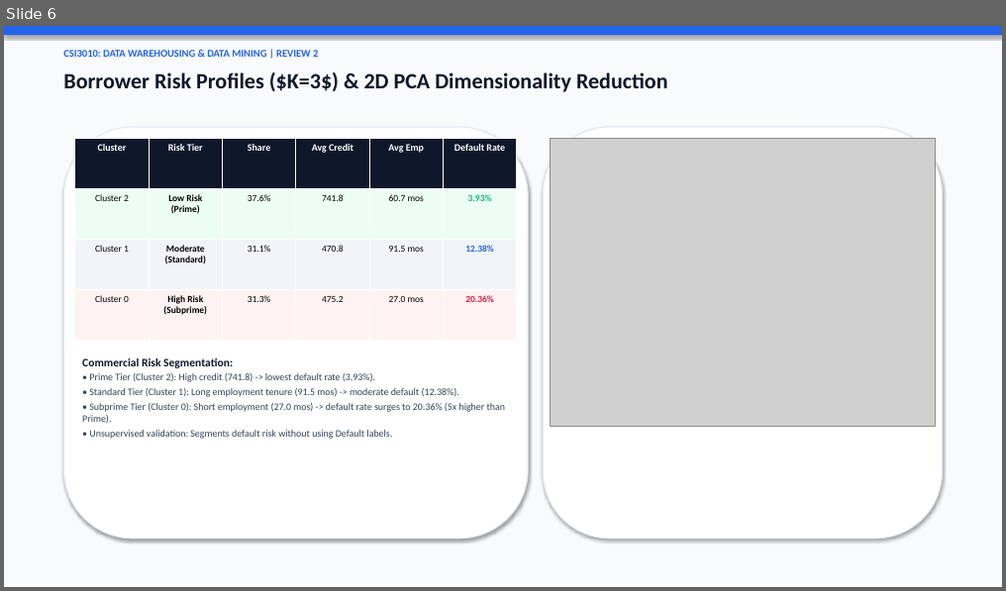
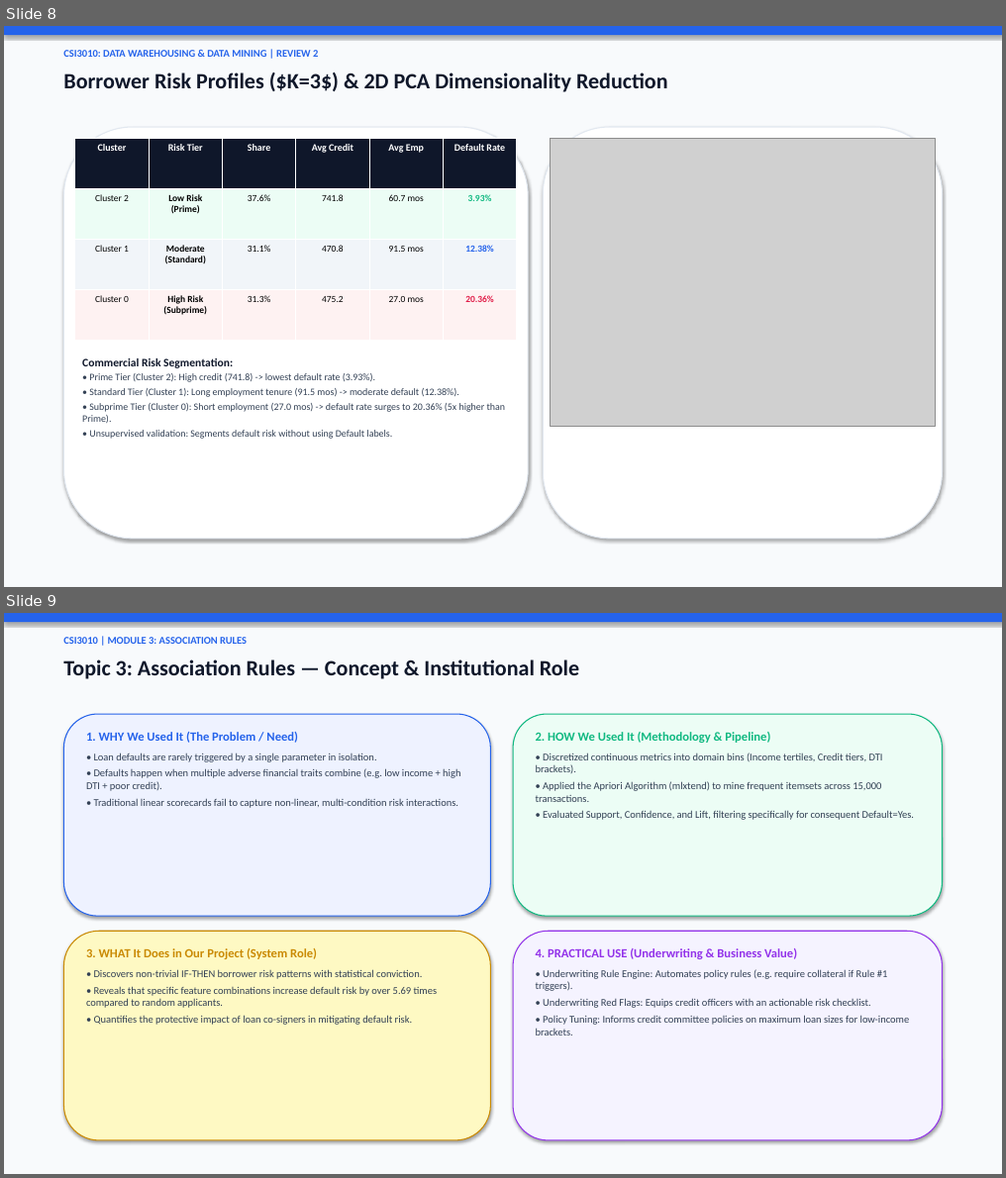
Before and after one commit to MahaprabhuK/Byte_Brigades_Loan_Default, a slide deck: Review2_ByteBrigades_LoanDefault.pptx. Shown one above the other, each under a label of ours: slide 6 before the commit, slides 8 and 9 after it. The pictures are 1006x591 and 1006x1178 pixels, drawn with LibreOffice and Linux fonts; fonts in the diff are those of the drawing; grey boxes stand for pictures. Boxes give left, top, right and bottom in pixels: in the first picture for what was removed or moved away, otherwise in the second. Text is boxed around its words. In the diff, an @@ line names an element or a change of style, - is before the commit and + after.

Commit message:
docs(presentation): add Why/How/What It Does/Practical Use intro slides for all 4 topics

```diff
--- a/Review2_ByteBrigades_LoanDefault.pptx
+++ b/Review2_ByteBrigades_LoanDefault.pptx
@@ slide 9 added at bbox=[4, 613, 1002, 1174], background #F8FAFC @@
@@ rectangle added at bbox=[4, 613, 1002, 622], fill #2563EB @@
@@ text added at bbox=[63, 637, 247, 644], 10 pt, text #2563EB, bold @@
+CSI3010 | MODULE 3: ASSOCIATION RULES
@@ text added at bbox=[63, 660, 579, 679], 21 pt, text #0F172A, bold @@
+Topic 3: Association Rules — Concept & Institutional Role
@@ rounded rectangle added at bbox=[63, 714, 491, 916], fill #EEF2FF, outline #2563EB 1 pt @@
@@ rounded rectangle added at bbox=[513, 714, 943, 916], fill #ECFDF5, outline #10B981 1 pt @@
@@ text added at bbox=[86, 732, 460, 808], 10 pt, text #334155 @@
+1. WHY We Used It (The Problem / Need)
+• Loan defaults are rarely triggered by a single parameter in isolation.
+• Defaults happen when multiple adverse financial traits combine (e.g. low income + high DTI + poor credit).
+• Traditional linear scorecards fail to capture non-linear, multi-condition risk interactions.
@@ text added at bbox=[536, 732, 914, 820], 10 pt, text #334155 @@
+2. HOW We Used It (Methodology & Pipeline)
+• Discretized continuous metrics into domain bins (Income tertiles, Credit tiers, DTI brackets).
+• Applied the Apriori Algorithm (mlxtend) to mine frequent itemsets across 15,000 transactions.
+• Evaluated Support, Confidence, and Lift, filtering specifically for consequent Default=Yes.
@@ rounded rectangle added at bbox=[63, 931, 491, 1141], fill #FEF9C3, outline #CA8A04 1 pt @@
@@ rounded rectangle added at bbox=[513, 931, 943, 1141], fill #F5F3FF, outline #9333EA 1 pt @@
@@ text added at bbox=[86, 949, 438, 1025], 10 pt, text #334155 @@
+3. WHAT It Does in Our Project (System Role)
+• Discovers non-trivial IF-THEN borrower risk patterns with statistical conviction.
+• Reveals that specific feature combinations increase default risk by over 5.69 times compared to random applicants.
+• Quantifies the protective impact of loan co-signers in mitigating default risk.
@@ text added at bbox=[536, 949, 910, 1036], 10 pt, text #334155 @@
+4. PRACTICAL USE (Underwriting & Business Value)
+• Underwriting Rule Engine: Automates policy rules (e.g. require collateral if Rule #1 triggers).
+• Underwriting Red Flags: Equips credit officers with an actionable risk checklist.
+• Policy Tuning: Informs credit committee policies on maximum loan sizes for low-income brackets.
@@ what was slide 6 is now slide 8 @@
```
Also in this commit, not shown: 3 slides changed, 3 other slides added, 1 other file.
